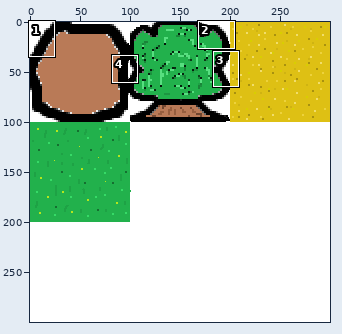
Sprite sheet -- crayondungeon/images/object_tile.png. The first picture is a wide view before the edit; the outline marks the close-up.
Close-up. Before the commit:
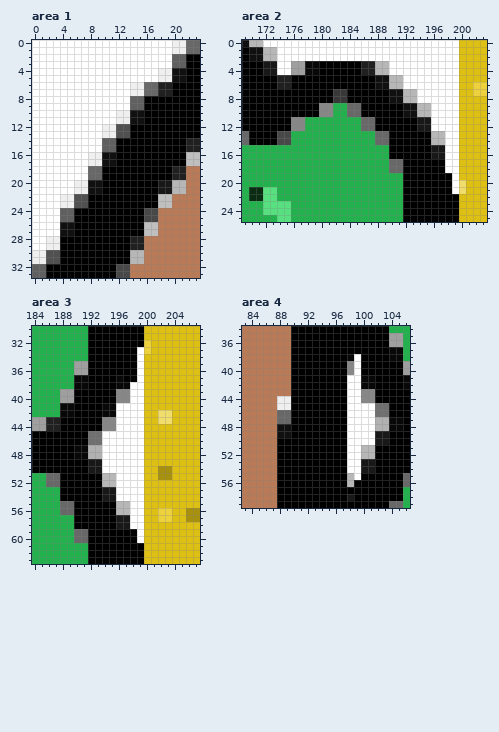
The file is 300x300 pixels. Colours within 5 levels of each other are drawn and written as one. Shown: area 1: x 0..23, y 0..33; area 2: x 169..203, y 0..25; area 3: x 184..207, y 30..63; area 4: x 83..106, y 34..59. The commit also changed other parts of the picture, which this record leaves out.
Now the later version:
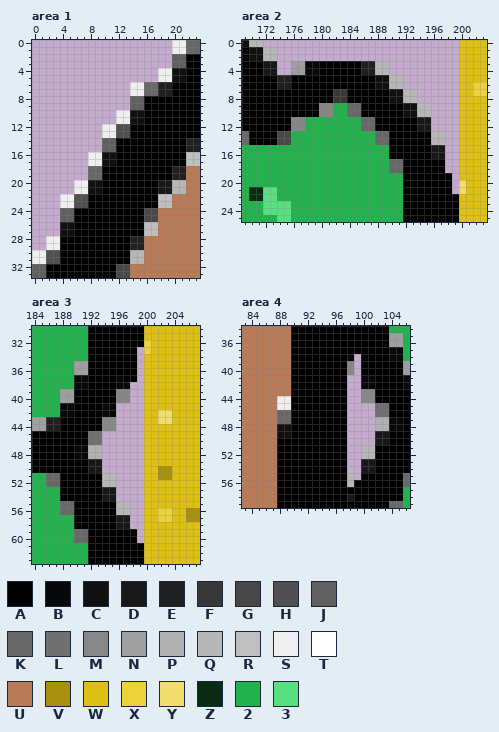
Palette (. is transparent): A #000000  B #080808  C #101010  D #181818  E #202020  F #383838  G #484848  H #505050  J #606060  K #686868  L #707070  M #878787  N #9f9f9f  P #b1b1b1  Q #b7b7b7  R #bfbfbf  S #efefef  T #ffffff  U #b97a57  V #a8910f  W #dec014  X #edd23d  Y #f1dd6b  Z #092c13  2 #22b14c  3 #57df80
What changed:
--- area 1
@@ x 0..23 @@
- 0 TTTTTTTTTTTTTTTTTTTTSSKK
- 1 TTTTTTTTTTTTTTTTTTTTSSKK
- 2 TTTTTTTTTTTTTTTTTTTTJJAA
- 3 TTTTTTTTTTTTTTTTTTTTJJAA
- 4 TTTTTTTTTTTTTTTTTTSSCCAA
- 5 TTTTTTTTTTTTTTTTTTSSCCAA
- 6 TTTTTTTTTTTTTTSSKKEEAAAA
- 7 TTTTTTTTTTTTTTSSKKEEAAAA
- 8 TTTTTTTTTTTTTTJJAAAAAAAA
- 9 TTTTTTTTTTTTTTJJAAAAAAAA
-10 TTTTTTTTTTTTSSCCAAAAAAAA
-11 TTTTTTTTTTTTSSCCAAAAAAAA
-12 TTTTTTTTTTSSHHAAAAAAAAAA
-13 TTTTTTTTTTSSHHAAAAAAAAAA
-14 TTTTTTTTTTJJAAAAAAAAAAEE
-15 TTTTTTTTTTJJAAAAAAAAAAEE
-16 TTTTTTTTSSCCAAAAAAAAAARR
-17 TTTTTTTTSSCCAAAAAAAAAARR
-18 TTTTTTTTKKAAAAAAAAAAEEUU
-19 TTTTTTTTKKAAAAAAAAAAEEUU
-20 TTTTTTSSCCAAAAAAAADDQQUU
-21 TTTTTTSSCCAAAAAAAADDQQUU
-22 TTTTSSHHAAAAAAAAAARRUUUU
-23 TTTTSSHHAAAAAAAAAARRUUUU
-24 TTTTJJAAAAAAAAAAGGUUUUUU
-25 TTTTJJAAAAAAAAAAGGUUUUUU
-26 TTTTCCAAAAAAAAAARRUUUUUU
-27 TTTTCCAAAAAAAAAARRUUUUUU
-28 TTSSAAAAAAAAAAEEUUUUUUUU
-29 TTSSAAAAAAAAAAEEUUUUUUUU
+ 0 ....................SSKK
+ 1 ....................SSKK
+ 2 ....................JJAA
+ 3 ....................JJAA
+ 4 ..................SSCCAA
+ 5 ..................SSCCAA
+ 6 ..............SSKKEEAAAA
+ 7 ..............SSKKEEAAAA
+ 8 ..............JJAAAAAAAA
+ 9 ..............JJAAAAAAAA
+10 ............SSCCAAAAAAAA
+11 ............SSCCAAAAAAAA
+12 ..........SSHHAAAAAAAAAA
+13 ..........SSHHAAAAAAAAAA
+14 ..........JJAAAAAAAAAAEE
+15 ..........JJAAAAAAAAAAEE
+16 ........SSCCAAAAAAAAAARR
+17 ........SSCCAAAAAAAAAARR
+18 ........KKAAAAAAAAAAEEUU
+19 ........KKAAAAAAAAAAEEUU
+20 ......SSCCAAAAAAAADDQQUU
+21 ......SSCCAAAAAAAADDQQUU
+22 ....SSHHAAAAAAAAAARRUUUU
+23 ....SSHHAAAAAAAAAARRUUUU
+24 ....JJAAAAAAAAAAGGUUUUUU
+25 ....JJAAAAAAAAAAGGUUUUUU
+26 ....CCAAAAAAAAAARRUUUUUU
+27 ....CCAAAAAAAAAARRUUUUUU
+28 ..SSAAAAAAAAAAEEUUUUUUUU
+29 ..SSAAAAAAAAAAEEUUUUUUUU
 30 SSHHAAAAAAAAAAQQUUUUUUUU
--- area 2
@@ x 169..203 @@
- 0 CQQTTTTTTTTTTTTTTTTTTTTTTTTTTTTWWWW
- 1 ACCQQTTTTTTTTTTTTTTTTTTTTTTTTTTWWWW
- 2 ACCQQTTTTTTTTTTTTTTTTTTTTTTTTTTWWWW
- 3 AAADDTTNNBBAAAAAAEEQQTTTTTTTTTTWWWW
- 4 AAADDTTNNBBAAAAAAEEQQTTTTTTTTTTWWWW
- 5 AAAAAEEAAAAAAAAAAAACCQQTTTTTTTTWWWW
- 6 AAAAAEEAAAAAAAAAAAACCQQTTTTTTTTWWXX
- 7 AAAAAAAAAAAAAFFAAAAAACCQQTTTTTTWWXX
- 8 AAAAAAAAAAAAAFFAAAAAACCQQTTTTTTWWWW
- 9 AAAAAAAAAAAMM22KKAAAAAACCQQTTTTWWWW
-10 AAAAAAAAAAAMM22KKAAAAAACCQQTTTTWWWW
-11 AAAAAAAMM22222222KKAAAAAADDTTTTWWWW
-12 AAAAAAAMM22222222KKAAAAAADDTTTTWWWW
-13 KAAAAGG222222222222KKAAAAAAQQTTWWWW
-14 KAAAAGG222222222222KKAAAAAAQQTTWWWW
-15 222222222222222222222AAAAAADDTTWWWW
-16 222222222222222222222AAAAAADDTTWWWW
-17 222222222222222222222KKAAAAAATTWWWW
-18 222222222222222222222KKAAAAAATTWWWW
-19 22222222222222222222222AAAAAAATWWWW
-20 22222222222222222222222AAAAAAATYWWW
-21 2ZZ33222222222222222222AAAAAAATYWWW
+ 0 CQQ............................WWWW
+ 1 ACCQQ..........................WWWW
+ 2 ACCQQ..........................WWWW
+ 3 AAADD..NNBBAAAAAAEEQQ..........WWWW
+ 4 AAADD..NNBBAAAAAAEEQQ..........WWWW
+ 5 AAAAAEEAAAAAAAAAAAACCQQ........WWWW
+ 6 AAAAAEEAAAAAAAAAAAACCQQ........WWXX
+ 7 AAAAAAAAAAAAAFFAAAAAACCQQ......WWXX
+ 8 AAAAAAAAAAAAAFFAAAAAACCQQ......WWWW
+ 9 AAAAAAAAAAAMM22KKAAAAAACCQQ....WWWW
+10 AAAAAAAAAAAMM22KKAAAAAACCQQ....WWWW
+11 AAAAAAAMM22222222KKAAAAAADD....WWWW
+12 AAAAAAAMM22222222KKAAAAAADD....WWWW
+13 KAAAAGG222222222222KKAAAAAAQQ..WWWW
+14 KAAAAGG222222222222KKAAAAAAQQ..WWWW
+15 222222222222222222222AAAAAADD..WWWW
+16 222222222222222222222AAAAAADD..WWWW
+17 222222222222222222222KKAAAAAA..WWWW
+18 222222222222222222222KKAAAAAA..WWWW
+19 22222222222222222222222AAAAAAA.WWWW
+20 22222222222222222222222AAAAAAA.YWWW
+21 2ZZ33222222222222222222AAAAAAA.YWWW
 22 2ZZ33222222222222222222AAAAAAAAWWWW
--- area 3
@@ x 192..201 @@
 32 AAAAAAAAXW
-33 AAAAAAATXW
-34 AAAAAAATWW
-35 AAAAAAATWW
-36 AAAAAAATWW
-37 AAAABAATWW
-38 AAAABBTTWW
-39 AAAAMMTTWW
-40 AAAAMMTTWW
-41 AABBTTTTWW
-42 AABBTTTTWW
-43 AAMMTTTTWW
-44 AAMMTTTTWW
-45 LLTTTTTTWW
-46 LLTTTTTTWW
-47 PPTTTTTTWW
-48 PPTTTTTTWW
-49 DDTTTTTTWW
-50 DDTTTTTTWW
-51 AAQQTTTTWW
-52 AAQQTTTTWW
-53 AADDTTTTWW
-54 AADDTTTTWW
-55 AAAAQQTTWW
-56 AAAAQQTTWW
-57 AAAADDTTWW
-58 AAAADDTTWW
-59 AAAAAAATWW
-60 AAAAAAATWW
+33 AAAAAAA.XW
+34 AAAAAAA.WW
+35 AAAAAAA.WW
+36 AAAAAAA.WW
+37 AAAABAA.WW
+38 AAAABB..WW
+39 AAAAMM..WW
+40 AAAAMM..WW
+41 AABB....WW
+42 AABB....WW
+43 AAMM....WW
+44 AAMM....WW
+45 LL......WW
+46 LL......WW
+47 PP......WW
+48 PP......WW
+49 DD......WW
+50 DD......WW
+51 AAQQ....WW
+52 AAQQ....WW
+53 AADD....WW
+54 AADD....WW
+55 AAAAQQ..WW
+56 AAAAQQ..WW
+57 AAAADD..WW
+58 AAAADD..WW
+59 AAAAAAA.WW
+60 AAAAAAA.WW
 61 AAAAAAAAWW
--- area 4
@@ x 96..103 @@
 37 AAAAAAAA
-38 AABTAAAA
-39 AAMTAAAA
-40 AAMTAAAA
-41 AATTBBAA
-42 AATTBBAA
-43 AATTMMAA
-44 AATTMMAA
-45 AATTTTLL
-46 AATTTTLL
-47 AATTTTPP
-48 AATTTTPP
-49 AATTTTDD
-50 AATTTTDD
-51 AATTQQAA
-52 AATTQQAA
-53 AATTDDAA
-54 AATTDDAA
-55 AAQTAAAA
+38 AAB.AAAA
+39 AAM.AAAA
+40 AAM.AAAA
+41 AA..BBAA
+42 AA..BBAA
+43 AA..MMAA
+44 AA..MMAA
+45 AA....LL
+46 AA....LL
+47 AA....PP
+48 AA....PP
+49 AA....DD
+50 AA....DD
+51 AA..QQAA
+52 AA..QQAA
+53 AA..DDAA
+54 AA..DDAA
+55 AAQ.AAAA
 56 AAQAAAAA
